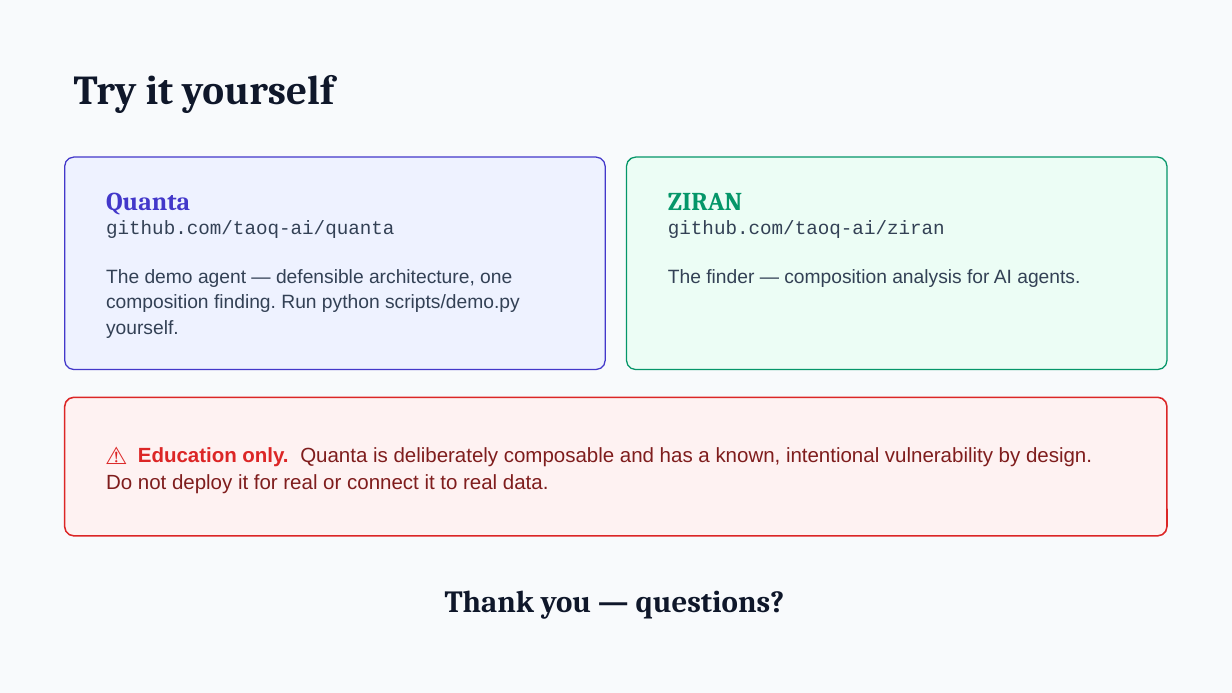
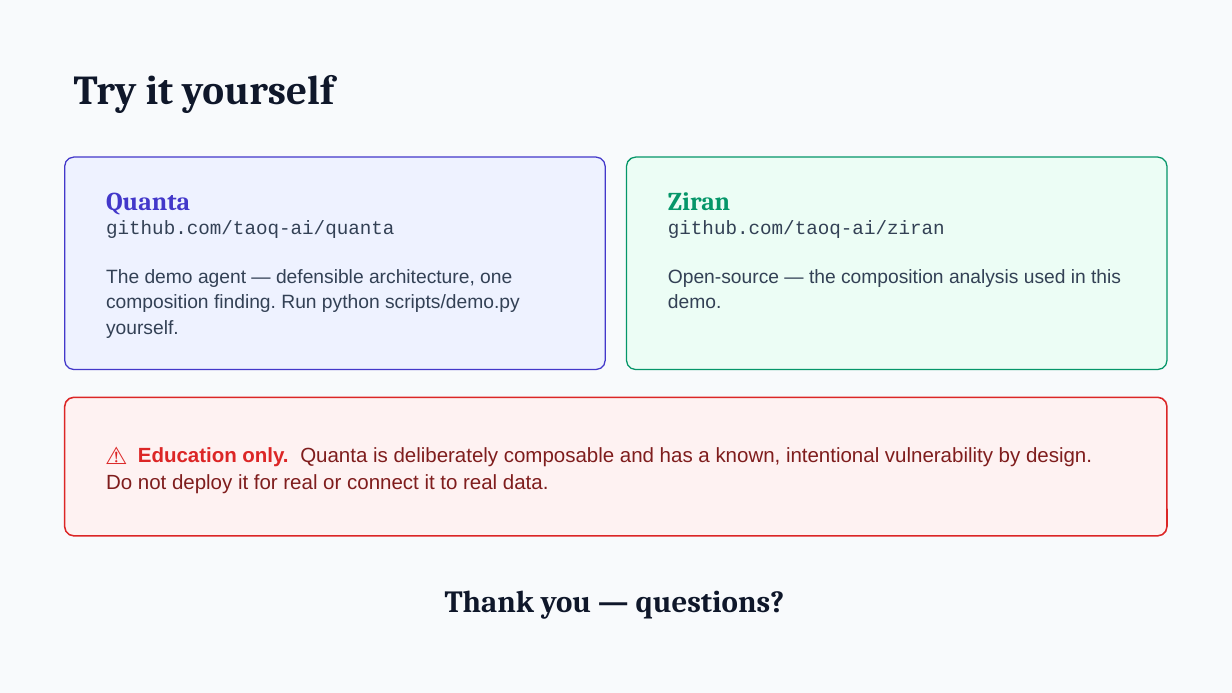
Before and after one commit to taoq-ai/quanta, a slide deck: slide 27 of talk/quanta-talk.pptx (slide 26 before the commit). Drawn at 1232x693 pixels with LibreOffice and Linux fonts; fonts in the diff are those of the drawing. Boxes give left, top, right and bottom in pixels: in the first picture for what was removed or moved away, otherwise in the second. Text is boxed around its words. In the diff, an @@ line names an element or a change of style, - is before the commit and + after.

```diff
--- a/talk/quanta-talk.pptx
+++ b/talk/quanta-talk.pptx
@@ text at (668, 192, 1121, 308): text changed @@
-ZIRAN
-github.com/taoq-ai/ziran
-The finder — composition analysis for AI agents.
+Ziran
+github.com/taoq-ai/ziran
+Open-source — the composition analysis used in this demo.
```
Also in this commit, not shown: 6 other slides changed, 2 slides added, 1 slide removed, 7 other files.
